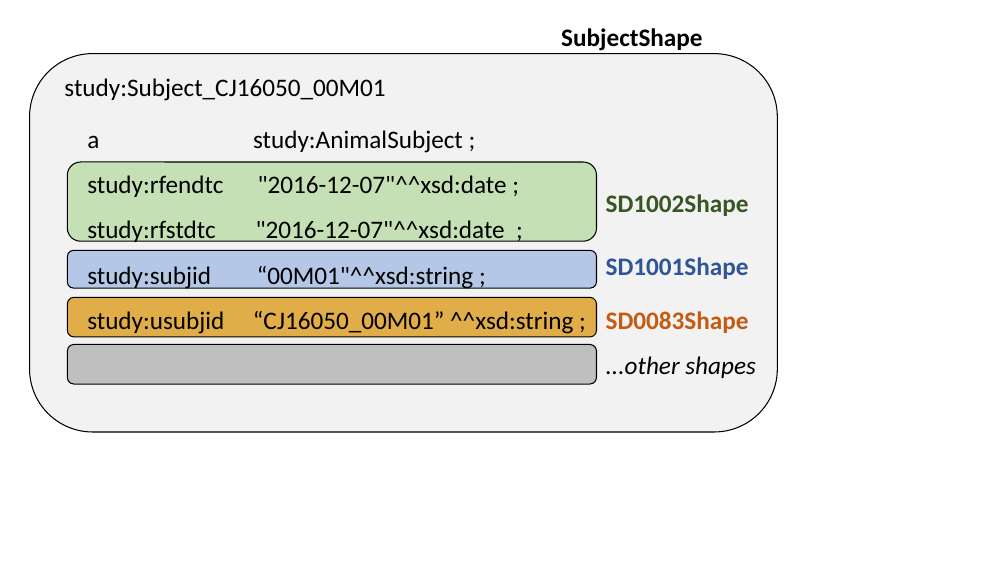
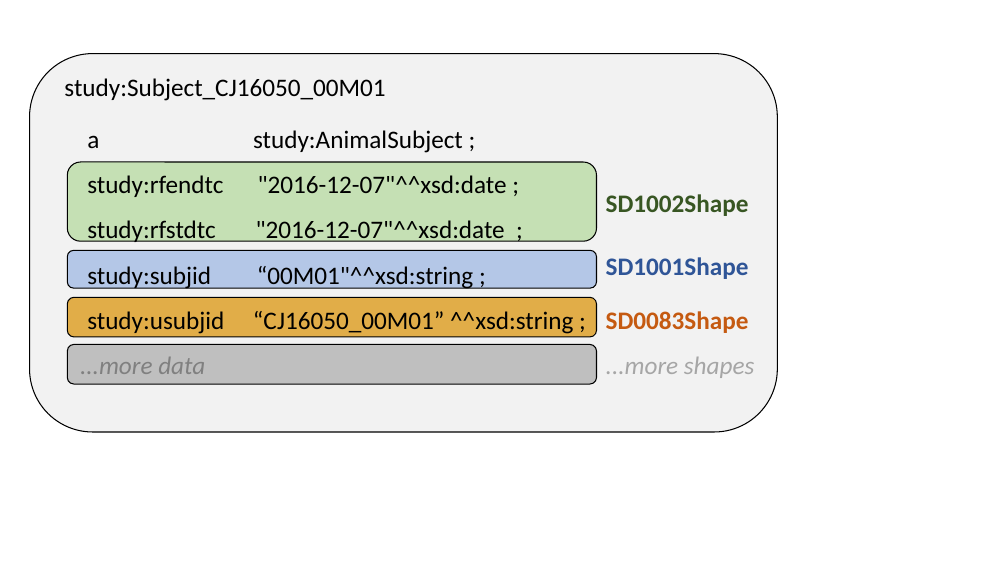
Before and after one commit to phuse-org/SENDConform, a slide deck: slide 1 of doc/images/ImageSources.pptx. Drawn at 1008x567 pixels with LibreOffice and Linux fonts; fonts in the diff are those of the drawing. Boxes give left, top, right and bottom in pixels: in the first picture for what was removed or moved away, otherwise in the second. Text is boxed around its words. In the diff, an @@ line names an element or a change of style, - is before the commit and + after.

```diff
--- a/doc/images/ImageSources.pptx
+++ b/doc/images/ImageSources.pptx
@@ text removed at (561, 28, 702, 51) @@
-SubjectShape
@@ text added at (80, 357, 205, 374), 24 pt, text #808080, italic @@
+...more data
@@ text at (606, 357, 755, 378): text changed; text colour #000000 to #A6A6A6 @@
-...other shapes
+...more shapes
```
Also in this commit, not shown: 4 other files.
